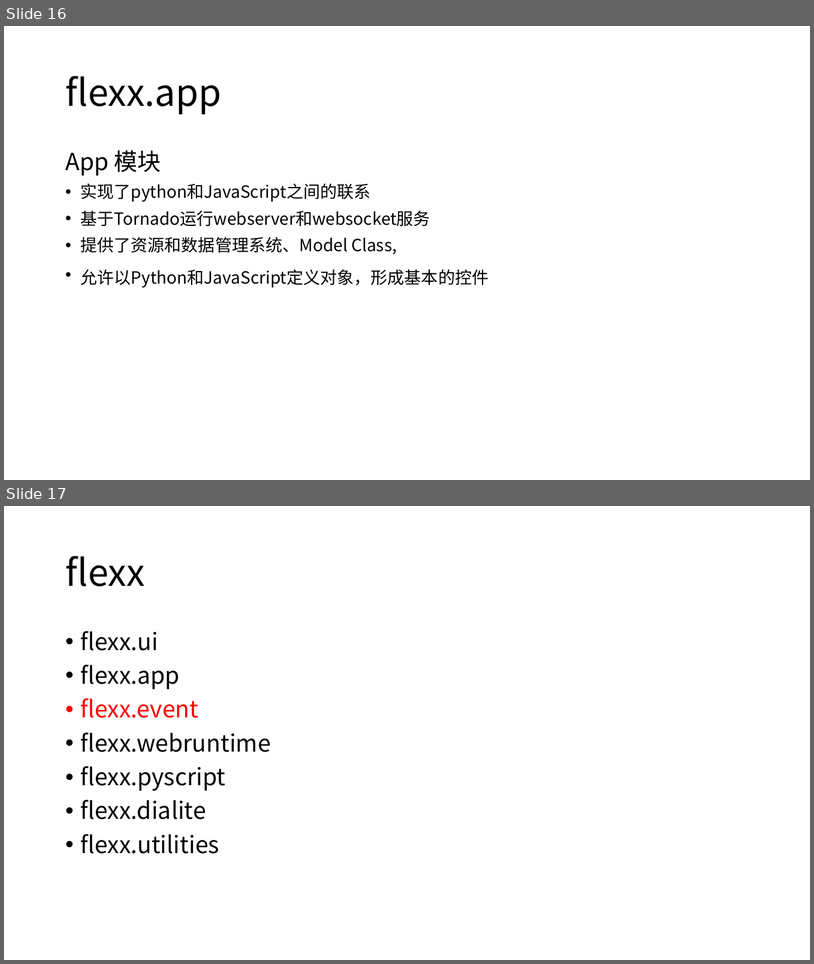
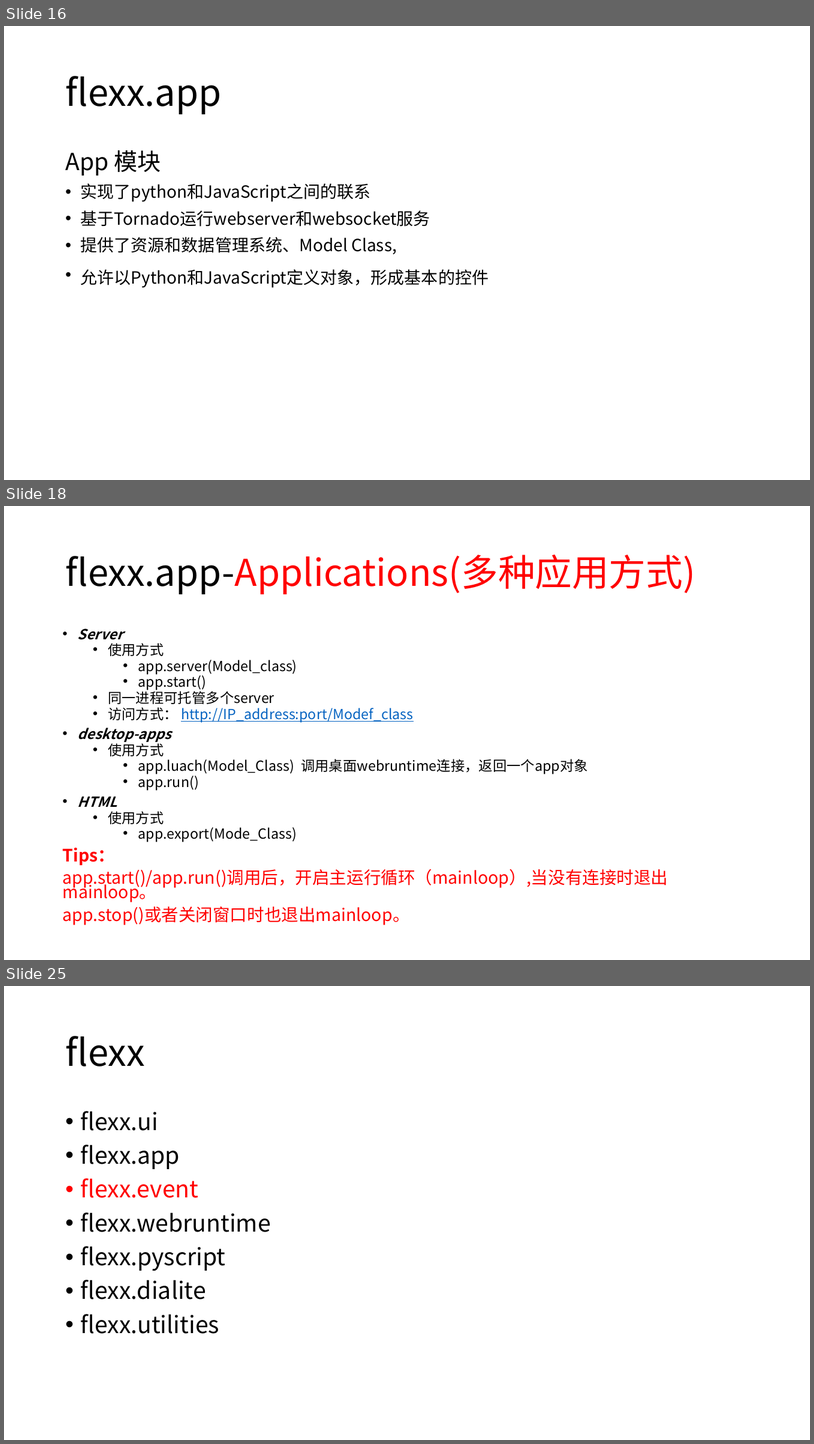
Before and after one commit to 260936767/UpdateServer, a slide deck: flexx_study/report for python&flexx.pptx. Shown one above the other, each under a label of ours: slides 16 and 17 before the commit, slides 16, 18 and 25 after it; the slides between them are not shown. The pictures are 814x964 and 814x1444 pixels, drawn with LibreOffice and Linux fonts; fonts in the diff are those of the drawing. Boxes give left, top, right and bottom in pixels: in the first picture for what was removed or moved away, otherwise in the second. Text is boxed around its words. In the diff, an @@ line names an element or a change of style, - is before the commit and + after.

```diff
--- a/flexx_study/report for python&flexx.pptx
+++ b/flexx_study/report for python&flexx.pptx
@@ slide 18 added at (x1=4, y1=506, x2=810, y2=960), background #FFFFFF @@
@@ title added at (x1=65, y1=555, x2=696, y2=594), 44 pt, text #FF0000 @@
+flexx.app-Applications(多种应用方式)
@@ text added at (x1=63, y1=628, x2=669, y2=925), 16.6 pt, text #000000 @@
+• Server
+  • 使用方式
+    • app.server(Model_class)
+    • app.start()
+  • 同一进程可托管多个server
+  • 访问方式： http://IP_address:port/Modef_class
+• desktop-apps
+  • 使用方式
+    • app.luach(Model_Class) 调用桌面webruntime连接，返回一个app对象
+    • app.run()
+• HTML
+  • 使用方式
+    • app.export(Mode_Class)
+Tips：
+    app.start()/app.run()调用后，开启主运行循环（mainloop）,当没有连接时退出mainloop。
+    app.stop()或者关闭窗口时也退出mainloop。
@@ what was slide 17 is now slide 25 @@
```
Also in this commit, not shown: 7 other slides added, 3 other files.
